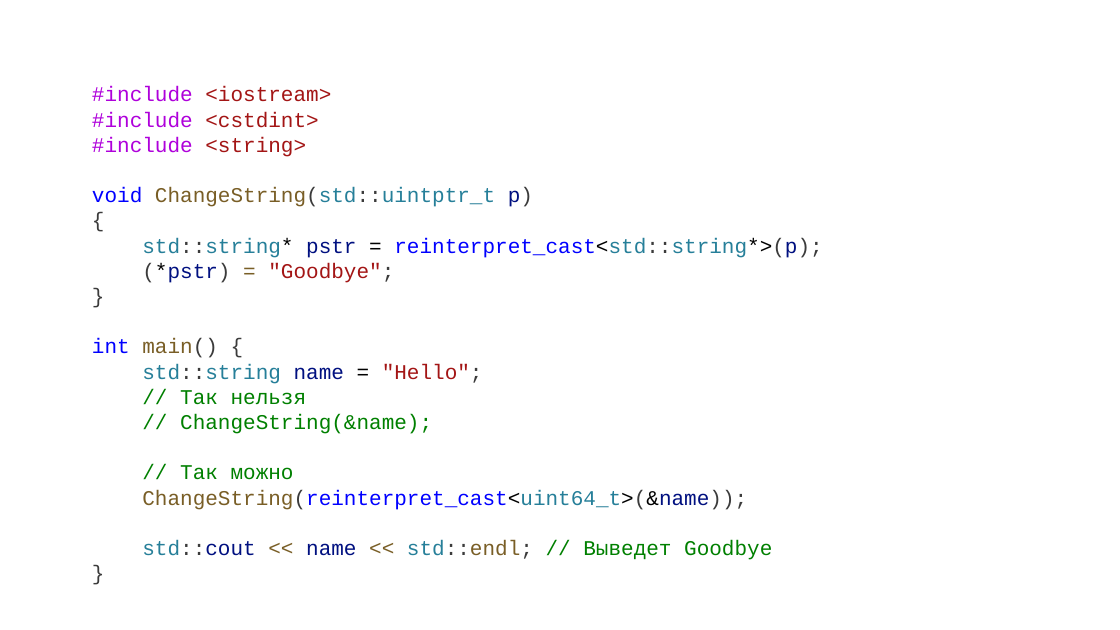
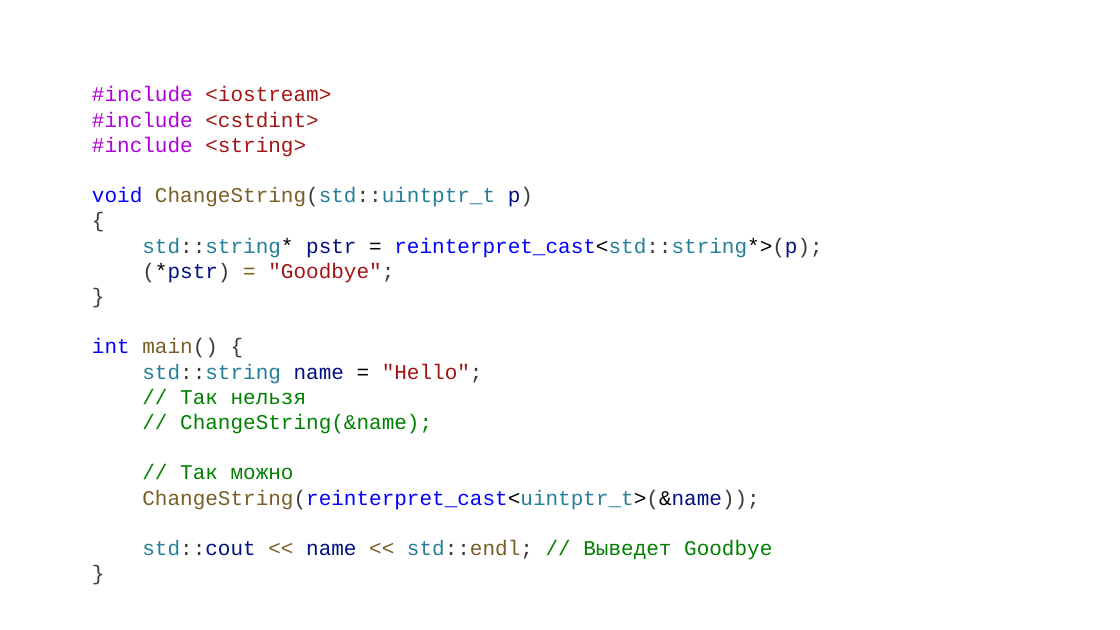
Before and after one commit to alexey-malov/oop, a slide deck: slide 66 of lectures/01/Синтаксис C++.pptx. Drawn at 1120x630 pixels with LibreOffice and Linux fonts; fonts in the diff are those of the drawing. Boxes give left, top, right and bottom in pixels: in the first picture for what was removed or moved away, otherwise in the second. Text is boxed around its words. In the diff, an @@ line names an element or a change of style, - is before the commit and + after.

```diff
--- a/lectures/01/Синтаксис C++.pptx
+++ b/lectures/01/Синтаксис C++.pptx
@@ text at (x1=142, y1=490, x2=759, y2=510): text changed @@
-ChangeString(reinterpret_cast<uint64_t>(&name));
+ChangeString(reinterpret_cast<uintptr_t>(&name));
```
Also in this commit, not shown: 1 other slide changed.
